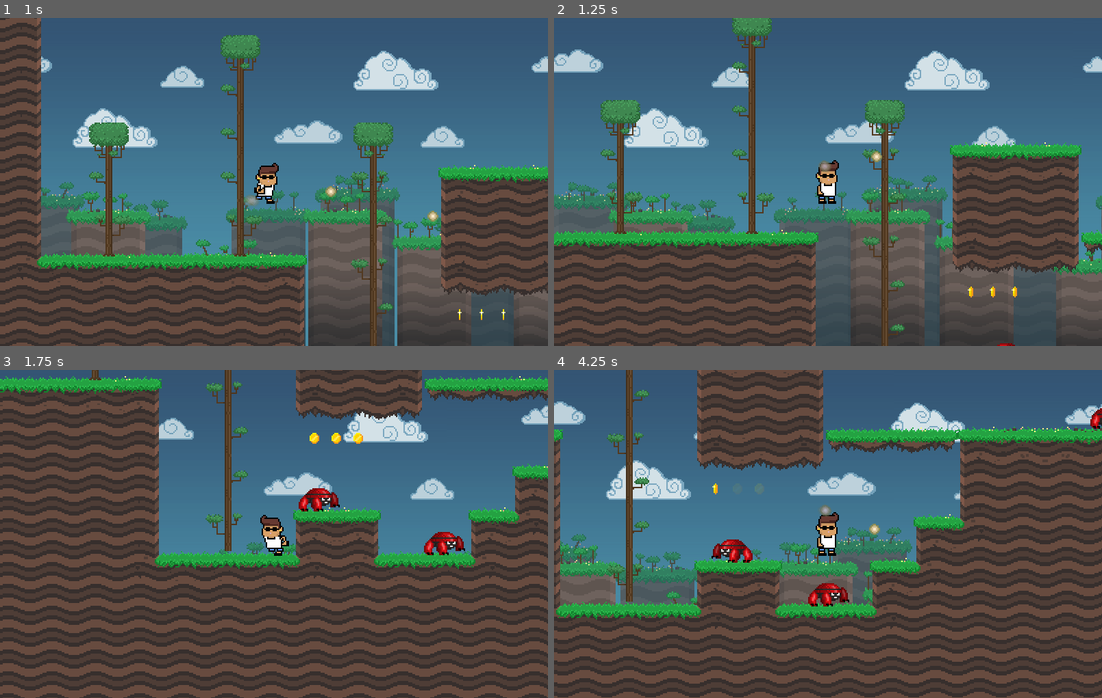
Above: before the commit, frames 1-4 (two rows, left to right).
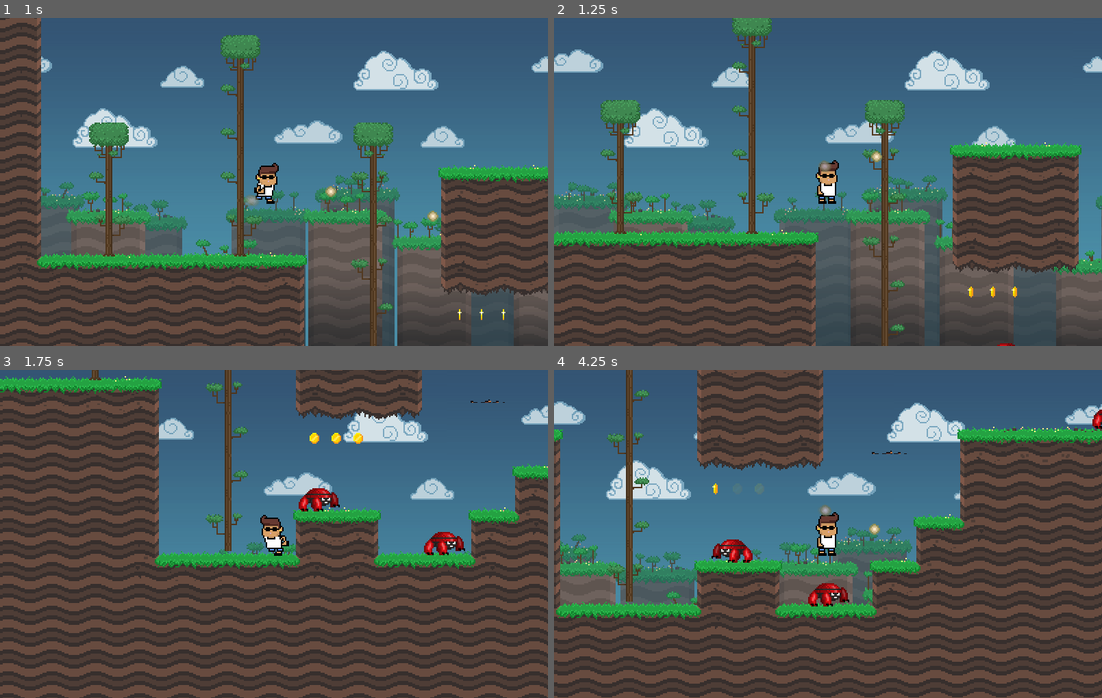
Above: after the commit, the same moments.

Repository: J24556/Red-Rise
Game: Godot game, scene res://Stage.tscn
Same seed, same stepped clock (60 frames per second), same inputs: the game is played once before the commit and once after it.
Inputs (mouse positions are in pixels of both pictures, inside the frame that each line leads up to):
- Up to frame 1 (1 s): move the mouse to (394, 165) at 0.52 s; press the mouse at (394, 165) at 0.53 s; hold D (move_right) from 0.53 s (still down); tap Space (jump) at 0.77 s
- Up to frame 2 (1.25 s): keep holding D (move_right)
- Up to frame 3 (1.75 s): keep holding D (move_right); move the mouse to (164, 550) at 1.27 s; release the mouse at (164, 550) at 1.28 s; click (164, 550) at 1.35 s; tap Space (jump) at 1.52 s
- Up to frame 4 (4.25 s): move the mouse to (882, 461) at 2.02 s; release D (move_right) at 2.03 s; press the mouse at (882, 461) at 2.03 s; hold A (move_left) 2.03-2.78 s; move the mouse to (800, 599) at 2.77 s; release the mouse at (800, 599) at 2.78 s; hold D (move_right) from 2.78 s (still down); click (800, 599) at 2.85 s; tap Space (jump) at 3.02, 3.77 s; move the mouse to (992, 583) at 3.52 s; press the mouse at (992, 583) at 3.53 s

Frame 1 is identical in both runs. In frame 2, 0.2% of the frame differs, in the area x 96-100%, y 64-73%; in frame 3, 1.3%; in frame 4, 1.5%, in the area x 49-100%, y 11-26%.

Commit message:
edit oneway platform; added blue_volcano
set up owp animation (crumbling.)

Diff:
--- a/Stage.tscn
+++ b/Stage.tscn
@@ -190,7 +190,7 @@
 cycle = 5.0
 
 [node name="MovingPlatform 2" parent="Props" instance=ExtResource( 3 )]
-position = Vector2( 312.412, 272.772 )
+position = Vector2( 352.899, 280.856 )
 motion = Vector2( 150, 0 )
 cycle = 10.0
 
@@ -271,3 +271,6 @@
 
 [node name="AudioStreamPlayer" type="AudioStreamPlayer" parent="."]
 stream = ExtResource( 9 )
+
+[node name="OneWayPlatform" parent="." instance=ExtResource( 5 )]
+position = Vector2( 267.212, 347.299 )
--- /dev/null
+++ b/blue_volcano.tscn
@@ -0,0 +1,12 @@
+[gd_scene load_steps=3 format=2]
+
+[ext_resource path="res://platform/OneWayPlatform.tscn" type="PackedScene" id=1]
+[ext_resource path="res://player/Player.tscn" type="PackedScene" id=2]
+
+[node name="Node2D" type="Node2D"]
+
+[node name="OneWayPlatform" parent="." instance=ExtResource( 1 )]
+position = Vector2( 117.588, 569.86 )
+
+[node name="Player" parent="." instance=ExtResource( 2 )]
+position = Vector2( 96.4725, 535.056 )
--- /dev/null
+++ b/platform/OneWayPlatform.gd
@@ -0,0 +1,17 @@
+extends StaticBody2D
+
+
+# Declare member variables here. Examples:
+# var a = 2
+# var b = "text"
+onready var animation_player = $AnimationPlayer
+
+# Called when the node enters the scene tree for the first time.
+func _ready():
+	animation_player.play("crumble")
+
+func _physics_process(_delta):
+	animation_player.play("crumble")
+# Called every frame. 'delta' is the elapsed time since the previous frame.
+#func _process(delta):
+#	pass
--- a/platform/OneWayPlatform.tscn
+++ b/platform/OneWayPlatform.tscn
@@ -1,17 +1,42 @@
-[gd_scene load_steps=3 format=2]
+[gd_scene load_steps=5 format=2]
 
-[ext_resource path="res://platform/one_way_platform.png" type="Texture" id=1]
+[ext_resource path="res://platform/Platform-crumbling2.png" type="Texture" id=1]
+[ext_resource path="res://platform/OneWayPlatform.gd" type="Script" id=2]
 
 [sub_resource type="RectangleShape2D" id=1]
-extents = Vector2( 50, 5 )
+extents = Vector2( 19.3959, 3.84352 )
+
+[sub_resource type="Animation" id=2]
+resource_name = "crumble"
+length = 7.0
+tracks/0/type = "value"
+tracks/0/path = NodePath("Sprite:frame")
+tracks/0/interp = 1
+tracks/0/loop_wrap = true
+tracks/0/imported = false
+tracks/0/enabled = true
+tracks/0/keys = {
+"times": PoolRealArray( 0, 0.1, 0.2, 0.3, 0.4, 0.5, 0.6, 0.7 ),
+"transitions": PoolRealArray( 1, 1, 1, 1, 1, 1, 1, 1 ),
+"update": 1,
+"values": [ 0, 1, 2, 3, 4, 5, 6, 7 ]
+}
 
 [node name="OneWayPlatform" type="StaticBody2D"]
 collision_mask = 0
+script = ExtResource( 2 )
 
 [node name="Sprite" type="Sprite" parent="."]
+position = Vector2( -3.07829, -0.269023 )
+scale = Vector2( 0.929248, 0.941472 )
 texture = ExtResource( 1 )
+hframes = 8
 
 [node name="CollisionShape2D" type="CollisionShape2D" parent="."]
-position = Vector2( 0.73152, -6.5836 )
+position = Vector2( -3.20154, -5.17894 )
+scale = Vector2( 0.869, 0.693 )
 shape = SubResource( 1 )
 one_way_collision = true
+
+[node name="AnimationPlayer" type="AnimationPlayer" parent="."]
+anims/crumble = SubResource( 2 )
Binary file added: platform/Platform-crumbling2.png
Not shown, added: platform/Platform-crumbling2.png.import
Not shown: 7 places in player/Player.tscn that only renumber resources
